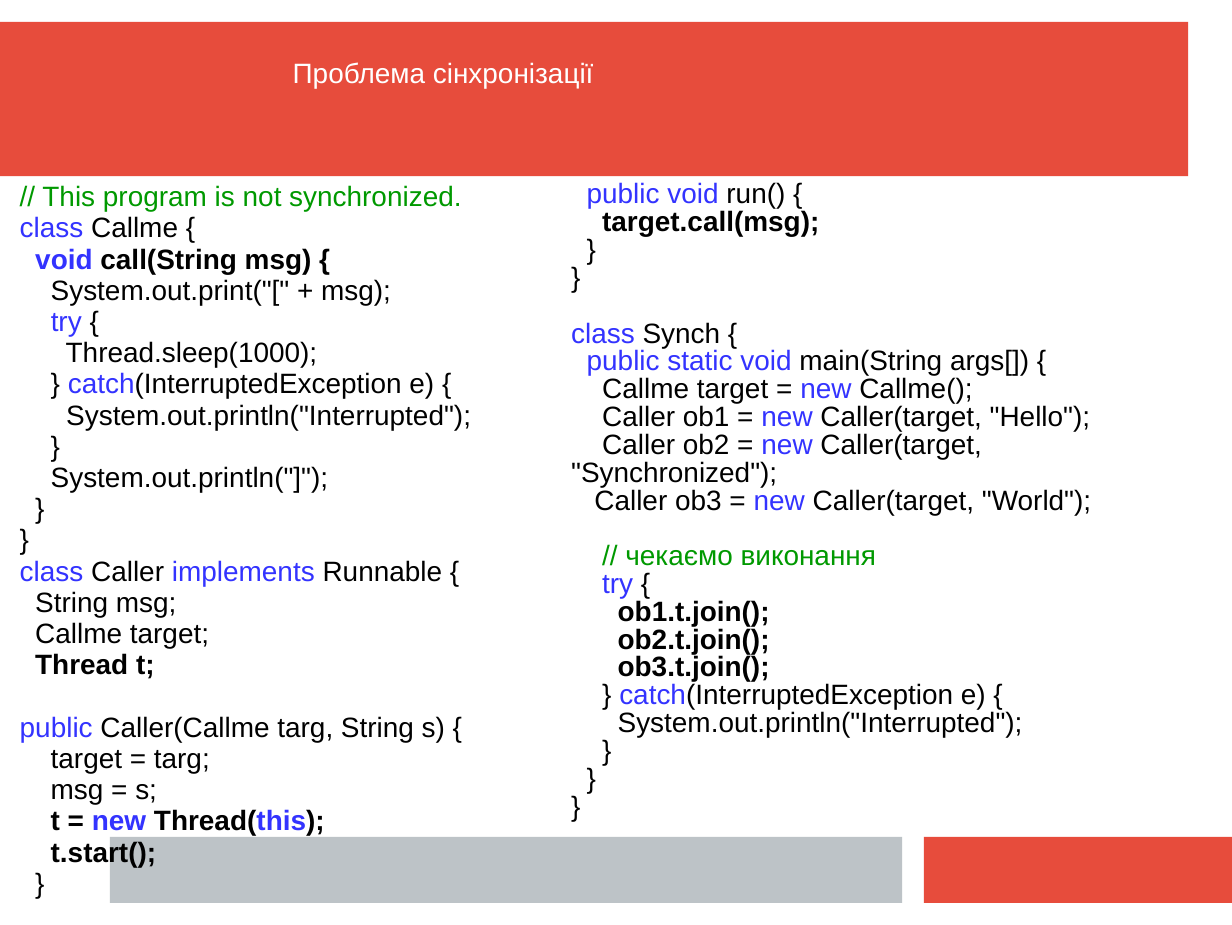
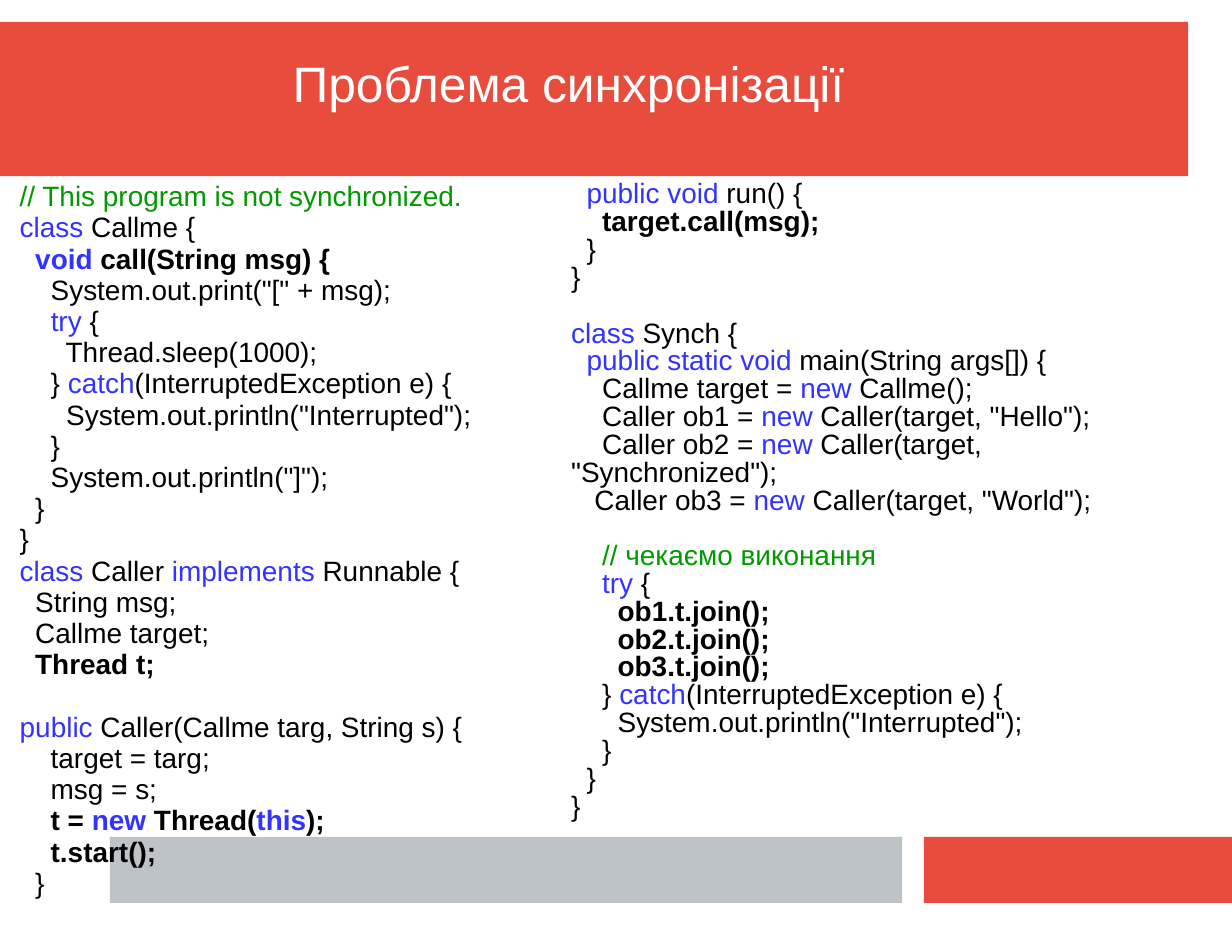
Before and after one commit to mecchmatProjects/JavaCourse, a slide deck: slide 28 of L10_Multi/JavaTutorUkr10.ppt. Drawn at 1232x925 pixels with LibreOffice and Linux fonts; fonts in the diff are those of the drawing. Boxes give left, top, right and bottom in pixels: in the first picture for what was removed or moved away, otherwise in the second. Text is boxed around its words. In the diff, an @@ line names an element or a change of style, - is before the commit and + after.

```diff
--- a/L10_Multi/JavaTutorUkr10.ppt
+++ b/L10_Multi/JavaTutorUkr10.ppt
@@ text at [293, 65, 844, 112]: text changed; size 18 to 32 pt @@
-Проблема сінхронізації
+Проблема синхронізації
```
Also in this commit, not shown: 18 other slides changed, 36 slides added, 6 other files.
